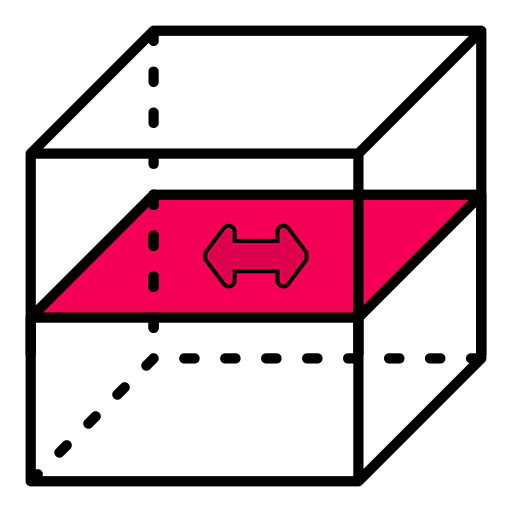
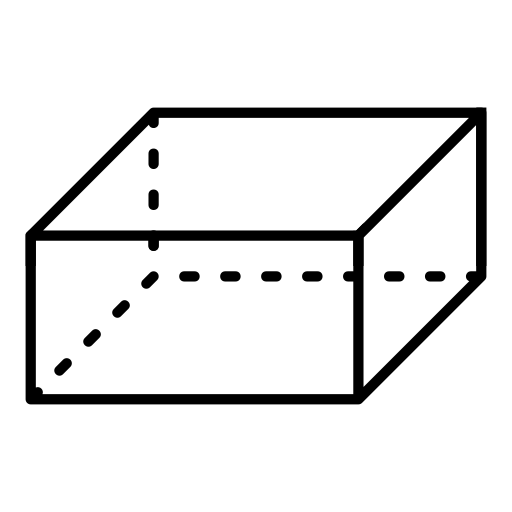
Layers edited between the first and the second 512×512 image:
hid "double-arrow" over [207, 227, 305, 285]
painted on "Layer 4" over [25, 107, 487, 405]
hid "Layer 1" over [25, 25, 487, 487]
hid "Layer 3" over [32, 192, 482, 317]
